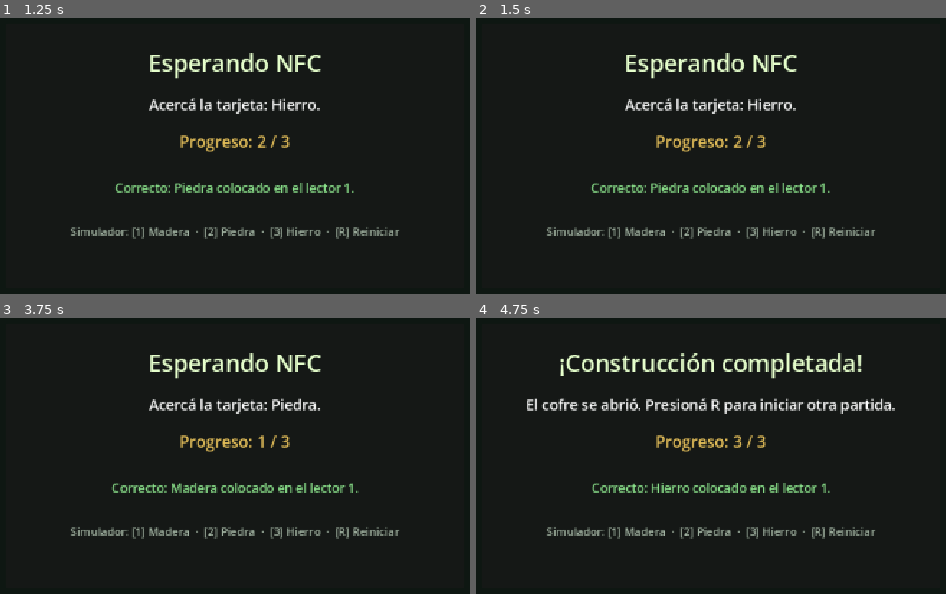
Above: before the commit, frames 1-4 (two rows, left to right).
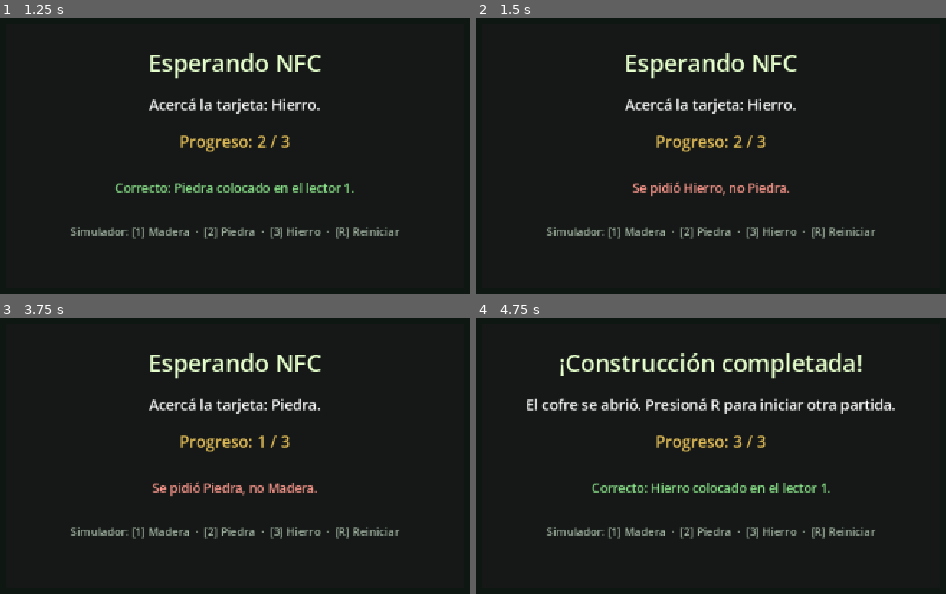
Above: after the commit, the same moments.

Repository: Eze421/minecraft-aventure
Game: Godot game, scene res://scenes/main.tscn
Same seed, same stepped clock (60 frames per second), same inputs: the game is played once before the commit and once after it.
Inputs:
- Up to frame 1 (1.25 s): tap Enter at 0.5 s; hold Right (ui_right) from 0.53 s (still down); tap 1 at 0.6 s; tap 2 at 0.8 s
- Up to frame 2 (1.5 s): tap Space at 1.25 s; release Right (ui_right) at 1.28 s; hold Down (ui_down) from 1.28 s (still down); tap 2 at 1.35 s
- Up to frame 3 (3.75 s): tap 3 at 1.55, 2.1 s; tap Enter at 2, 3.5 s; release Down (ui_down) at 2.03 s; hold Right (ui_right) 2.03-2.78 s; tap R at 2.3, 2.85 s; tap Space at 2.75 s; hold Up (ui_up) 2.78-3.53 s; tap 1 at 3.05, 3.6 s; hold Left (ui_left) from 3.53 s (still down)
- Up to frame 4 (4.75 s): keep holding Left (ui_left); tap 2 at 3.8, 4.35 s; tap Space at 4.25 s; tap 3 at 4.55 s

Frame 1 is identical in both runs. In frame 2, 1.3% of the frame differs, in the area x 24-76%, y 59-65%; in frame 3, 1.4%, in the area x 23-77%, y 59-65%; in frame 4, nothing differs.

Commit message:
fix: usar datos NDEF físicos en lugar de UID

Diff:
--- a/minecraft-aventure/data/cards.json
+++ /dev/null
@@ -1,8 +0,0 @@
-{
-  "A22C711A": "CARD_001",
-  "62C4FB1B": "CARD_002",
-  "044D49C2790000": "CARD_003",
-  "04A1B2C3D4": "CARD_001",
-  "049F72AB31": "CARD_002",
-  "0478129ABC": "CARD_003"
-}
--- a/minecraft-aventure/data/items.json
+++ b/minecraft-aventure/data/items.json
@@ -1,17 +1,17 @@
 {
   "CARD_001": {
-    "name": "Madera",
-    "type": "wood",
-    "description": "Bloque de madera para construcciones y recetas."
+	"name": "Madera",
+	"type": "wood",
+	"description": "Bloque de madera para construcciones y recetas."
   },
   "CARD_002": {
-    "name": "Piedra",
-    "type": "stone",
-    "description": "Bloque de piedra para construcciones resistentes."
+	"name": "Piedra",
+	"type": "stone",
+	"description": "Bloque de piedra para construcciones resistentes."
   },
   "CARD_003": {
-    "name": "Hierro",
-    "type": "iron",
-    "description": "Material metálico para herramientas y mecanismos."
+	"name": "Hierro",
+	"type": "iron",
+	"description": "Material metálico para herramientas y mecanismos."
   }
 }
--- a/minecraft-aventure/scripts/card_database.gd
+++ b/minecraft-aventure/scripts/card_database.gd
@@ -1,23 +1,14 @@
 class_name CardDatabase
 extends RefCounted
 
-var _cards_by_uid: Dictionary = {}
 var _items_by_id: Dictionary = {}
 
-func load_from_files(cards_path: String, items_path: String) -> Error:
-	var cards := _read_dictionary(cards_path)
-	if cards.is_empty():
-		return ERR_FILE_NOT_FOUND
+func load_from_file(items_path: String) -> Error:
 	var items := _read_dictionary(items_path)
 	if items.is_empty():
 		return ERR_FILE_NOT_FOUND
-	_cards_by_uid = cards
 	_items_by_id = items
 	return OK
-
-func find_by_uid(uid: String) -> Dictionary:
-	var item_id := str(_cards_by_uid.get(uid.strip_edges().to_upper(), ""))
-	return find_by_id(item_id)
 
 func find_by_id(card_id: String) -> Dictionary:
 	var item: Dictionary = _items_by_id.get(card_id, {})
--- a/minecraft-aventure/scripts/game_controller.gd
+++ b/minecraft-aventure/scripts/game_controller.gd
@@ -7,18 +7,15 @@
 signal nfc_requested(card: Dictionary)
 signal nfc_request_completed(card: Dictionary, reader_id: int)
 
-const CARDS_DATA_PATH := "res://data/cards.json"
 const ITEMS_DATA_PATH := "res://data/items.json"
-const REPEAT_LOCK_SECONDS := 1.2
 
 var _database := CardDatabase.new()
 var _expected_cards := ["CARD_001", "CARD_002", "CARD_003"]
 var _step := 0
-var _locked_uids: Dictionary = {}
 var _requested_card: Dictionary = {}
 
 func initialize() -> void:
-	var error := _database.load_from_files(CARDS_DATA_PATH, ITEMS_DATA_PATH)
+	var error := _database.load_from_file(ITEMS_DATA_PATH)
 	if error != OK:
 		event_feedback.emit("No se pudo cargar la base de tarjetas.", false)
 		return
@@ -39,23 +36,9 @@
 	nfc_requested.emit(card)
 	return true
 
-func process_card(reader_id: int, uid: String) -> void:
-	# Una lectura de fondo no debe bloquear una futura solicitud.
-	if _requested_card.is_empty():
-		return
-	var now := Time.get_ticks_msec() / 1000.0
-	if _locked_uids.get(uid, 0.0) > now:
-		return
-	_locked_uids[uid] = now + REPEAT_LOCK_SECONDS
-
-	var card := _database.find_by_uid(uid)
-	if card.is_empty():
-		return
-	_process_known_card(reader_id, card)
-
 func process_card_data(reader_id: int, card: Dictionary) -> void:
-	# Los datos externos solo aportan un ID. El catálogo local es la fuente de
-	# verdad para nombre/tipo y para decidir si es un objeto permitido.
+	# El NDEF físico identifica el objeto. El catálogo local solo valida que sea
+	# un ítem permitido y aporta textos consistentes para la interfaz.
 	var catalog_card := _database.find_by_id(str(card.get("id", "")))
 	if not catalog_card.is_empty():
 		_process_known_card(reader_id, catalog_card)
@@ -80,7 +63,6 @@
 
 func restart() -> void:
 	_step = 0
-	_locked_uids.clear()
 	progress_changed.emit(0, _expected_cards.size())
 	event_feedback.emit("Partida reiniciada.", true)
 	request_nfc(_expected_cards[_step])
--- a/minecraft-aventure/scripts/main.gd
+++ b/minecraft-aventure/scripts/main.gd
@@ -8,14 +8,17 @@
 @onready var feedback_label: Label = %Feedback
 @onready var progress_label: Label = %Progress
 
-const SIMULATED_UIDS := ["04A1B2C3D4", "049F72AB31", "0478129ABC"]
+const SIMULATED_NDEF := [
+	'{"v":1,"id":"CARD_001","name":"Madera","type":"wood"}',
+	'{"v":1,"id":"CARD_002","name":"Piedra","type":"stone"}',
+	'{"v":1,"id":"CARD_003","name":"Hierro","type":"iron"}',
+]
 
 func _ready() -> void:
-	nfc_events.card_detected.connect(game.process_card)
 	nfc_events.card_data_detected.connect(game.process_card_data)
 	nfc_events.protocol_status.connect(_show_protocol_status)
 	http_receiver.nfc_payload_received.connect(nfc_events.parse_ndef_payload)
-	http_receiver.nfc_uid_received.connect(nfc_events.simulate)
+	http_receiver.nfc_uid_received.connect(nfc_events.report_uid)
 	http_receiver.server_status.connect(_show_server_status)
 	game.state_changed.connect(_show_state)
 	game.event_feedback.connect(_show_feedback)
@@ -27,11 +30,11 @@
 		return
 	match event.keycode:
 		KEY_1, KEY_KP_1:
-			nfc_events.simulate(1, SIMULATED_UIDS[0])
+			nfc_events.simulate_payload(1, SIMULATED_NDEF[0])
 		KEY_2, KEY_KP_2:
-			nfc_events.simulate(1, SIMULATED_UIDS[1])
+			nfc_events.simulate_payload(1, SIMULATED_NDEF[1])
 		KEY_3, KEY_KP_3:
-			nfc_events.simulate(1, SIMULATED_UIDS[2])
+			nfc_events.simulate_payload(1, SIMULATED_NDEF[2])
 		KEY_R:
 			game.restart()
 
--- a/minecraft-aventure/scripts/nfc_event_source.gd
+++ b/minecraft-aventure/scripts/nfc_event_source.gd
@@ -13,15 +13,21 @@
 		protocol_status.emit(line)
 		return
 	var matcher := RegEx.new()
-	matcher.compile("^READER=(\\d+);UID=([0-9A-Fa-f]+)$")
+	matcher.compile("^READER=(\\d+);NDEF=(.+)$")
 	var result := matcher.search(line)
 	if result == null:
+		if line.begins_with("READER=") and line.contains(";UID="):
+			protocol_status.emit("UID recibido sin NDEF: no identifica el ítem para el juego.")
+			return
 		protocol_status.emit("Mensaje NFC inválido: " + line)
 		return
-	card_detected.emit(result.get_string(1).to_int(), result.get_string(2).to_upper())
+	parse_ndef_payload(result.get_string(1).to_int(), result.get_string(2))
 
-func simulate(reader_id: int, uid: String) -> void:
-	card_detected.emit(reader_id, uid.to_upper())
+func simulate_payload(reader_id: int, payload: String) -> void:
+	parse_ndef_payload(reader_id, payload)
+
+func report_uid(reader_id: int, uid: String) -> void:
+	protocol_status.emit("Lector %d recibió UID %s sin datos NDEF." % [reader_id, uid])
 
 func parse_ndef_payload(reader_id: int, payload: String) -> void:
 	var parsed = JSON.parse_string(payload)
--- a/minecraft-aventure/scripts/nfc_test_reader.gd
+++ b/minecraft-aventure/scripts/nfc_test_reader.gd
@@ -10,7 +10,6 @@
 signal request_completed(card: Dictionary, reader_id: int)
 signal request_rejected(expected: Dictionary, received: Dictionary)
 
-const CARDS_DATA_PATH := "res://data/cards.json"
 const ITEMS_DATA_PATH := "res://data/items.json"
 
 var _database := CardDatabase.new()
@@ -22,12 +21,11 @@
 func _ready() -> void:
 	add_to_group("nfc_test_reader")
 	add_to_group("nfc_reader")
-	_database.load_from_files(CARDS_DATA_PATH, ITEMS_DATA_PATH)
-	nfc_events.card_detected.connect(_on_uid_received)
+	_database.load_from_file(ITEMS_DATA_PATH)
 	nfc_events.card_data_detected.connect(_on_card_data_received)
 	nfc_events.protocol_status.connect(func(message): print("[NFC] ", message))
 	http_receiver.nfc_payload_received.connect(nfc_events.parse_ndef_payload)
-	http_receiver.nfc_uid_received.connect(nfc_events.simulate)
+	http_receiver.nfc_uid_received.connect(nfc_events.report_uid)
 	http_receiver.server_status.connect(_on_server_status)
 
 func request_item(reference: String) -> bool:
@@ -39,14 +37,6 @@
 	print("[Gameplay] Solicitud NFC activa: ", card.get("id"), " (", card.get("name"), ")")
 	item_requested.emit(card)
 	return true
-
-func _on_uid_received(reader_id: int, uid: String) -> void:
-	print("[NFC] Datos recibidos — lector %d, UID: %s" % [reader_id, uid])
-	var card := _database.find_by_uid(uid)
-	if card.is_empty():
-		print("[NFC] Lector %d recibió UID desconocido: %s" % [reader_id, uid])
-		return
-	_register_card(card, reader_id)
 
 func _on_card_data_received(reader_id: int, card_data: Dictionary) -> void:
 	print("[NFC] Datos recibidos — lector %d, NDEF: %s" % [reader_id, card_data])
--- a/minecraft-aventure/scripts/nfc_test_scene.gd
+++ b/minecraft-aventure/scripts/nfc_test_scene.gd
@@ -18,6 +18,6 @@
 		return
 	match event.keycode:
 		KEY_1, KEY_KP_1:
-			reader.nfc_events.simulate(1, "A22C711A") # Madera
+			reader.nfc_events.simulate_payload(1, '{"v":1,"id":"CARD_001","name":"Madera","type":"wood"}')
 		KEY_2, KEY_KP_2:
-			reader.nfc_events.simulate(2, "62C4FB1B") # Piedra
+			reader.nfc_events.simulate_payload(2, '{"v":1,"id":"CARD_002","name":"Piedra","type":"stone"}')
Not shown, changed: arduino/codigo_lectura/codigo_lectura.ino
